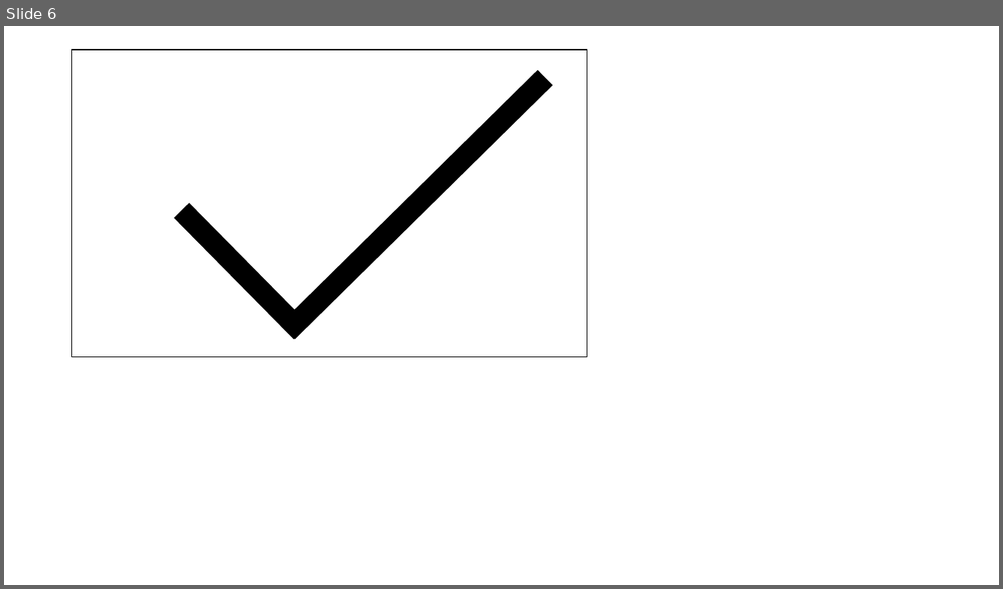
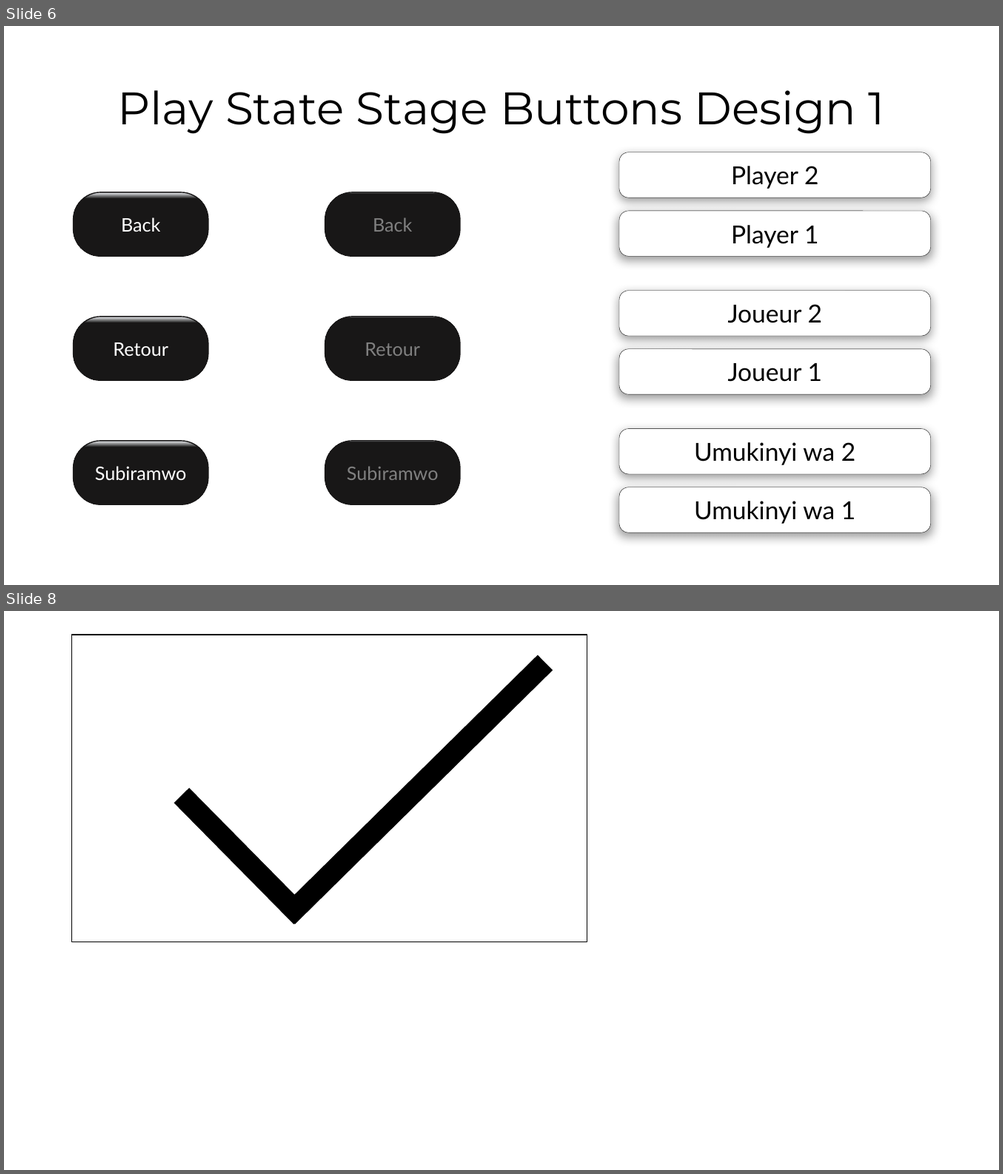
Before and after one commit to dan4am/urubugu, a slide deck: assets/buttons.pptx. Shown one above the other, each under a label of ours: slide 6 before the commit, slides 6 and 8 after it; the slides between them are not shown. The pictures are 1003x589 and 1003x1174 pixels, drawn with LibreOffice and Linux fonts; fonts in the diff are those of the drawing. Boxes give left, top, right and bottom in pixels: in the first picture for what was removed or moved away, otherwise in the second. Text is boxed around its words. In the diff, an @@ line names an element or a change of style, - is before the commit and + after.

Commit message:
optimisation : updated play state appearance : back button and players banners.

```diff
--- a/assets/buttons.pptx
+++ b/assets/buttons.pptx
@@ slide 6 added at (4,26,999,585), background #FFFFFF @@
@@ title added at (117,90,885,134), 44 pt, text #000000 @@
+Play State Stage Buttons Design 1
@@ rounded rectangle added at (619,152,930,198), fill #FFFFFF, outline #000000 0.25 pt, 24 pt, text #000000 @@
+Player 2
@@ rounded rectangle added at (74,192,208,257), fill gradient #F7FAFD to #181717, outline #181717 1 pt, 18 pt, text #FFFFFF @@
+Back
@@ rounded rectangle added at (325,192,460,257), fill gradient #F7FAFD to #181717, outline #181717 1 pt, 18 pt, text #808080 @@
+Back
@@ rounded rectangle added at (619,211,930,257), fill #FFFFFF, outline #000000 0.25 pt, 24 pt, text #000000 @@
+Player 1
@@ rounded rectangle added at (619,291,930,336), fill #FFFFFF, outline #000000 0.25 pt, 24 pt, text #000000 @@
+Joueur 2
@@ rounded rectangle added at (74,317,208,381), fill gradient #F7FAFD to #181717, outline #181717 1 pt, 18 pt, text #FFFFFF @@
+Retour
@@ rounded rectangle added at (325,317,460,381), fill gradient #F7FAFD to #181717, outline #181717 1 pt, 18 pt, text #808080 @@
+Retour
@@ rounded rectangle added at (619,349,930,395), fill #FFFFFF, outline #000000 0.25 pt, 24 pt, text #000000 @@
+Joueur 1
@@ rounded rectangle added at (74,441,208,505), fill gradient #F7FAFD to #181717, outline #181717 1 pt, 18 pt, text #FFFFFF @@
+Subiramwo
@@ rounded rectangle added at (325,441,460,505), fill gradient #F7FAFD to #181717, outline #181717 1 pt, 18 pt, text #808080 @@
+Subiramwo
@@ rounded rectangle added at (619,429,930,474), fill #FFFFFF, outline #000000 0.25 pt, 24 pt, text #000000 @@
+Umukinyi wa 2
@@ rounded rectangle added at (619,488,930,534), fill #FFFFFF, outline #000000 0.25 pt, 24 pt, text #000000 @@
+Umukinyi wa 1
@@ what was slide 6 is now slide 8 @@
```
Also in this commit, not shown: 5 slides changed, 1 other slide added, 2 slides removed, 28 other files.
